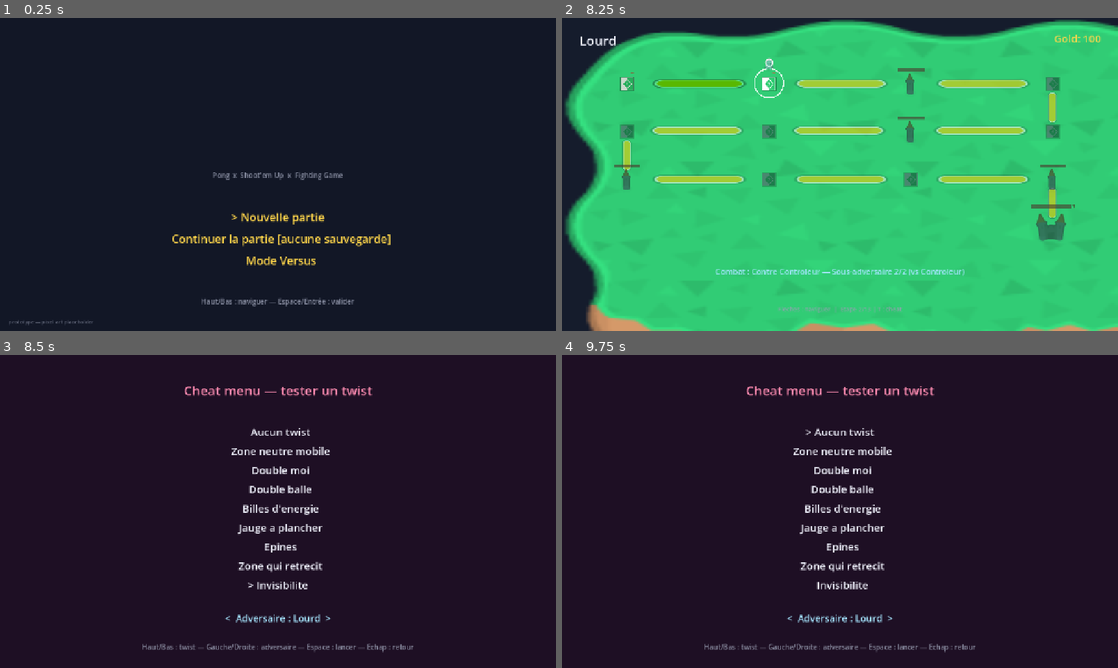
Above: before the commit, frames 1-4 (two rows, left to right).
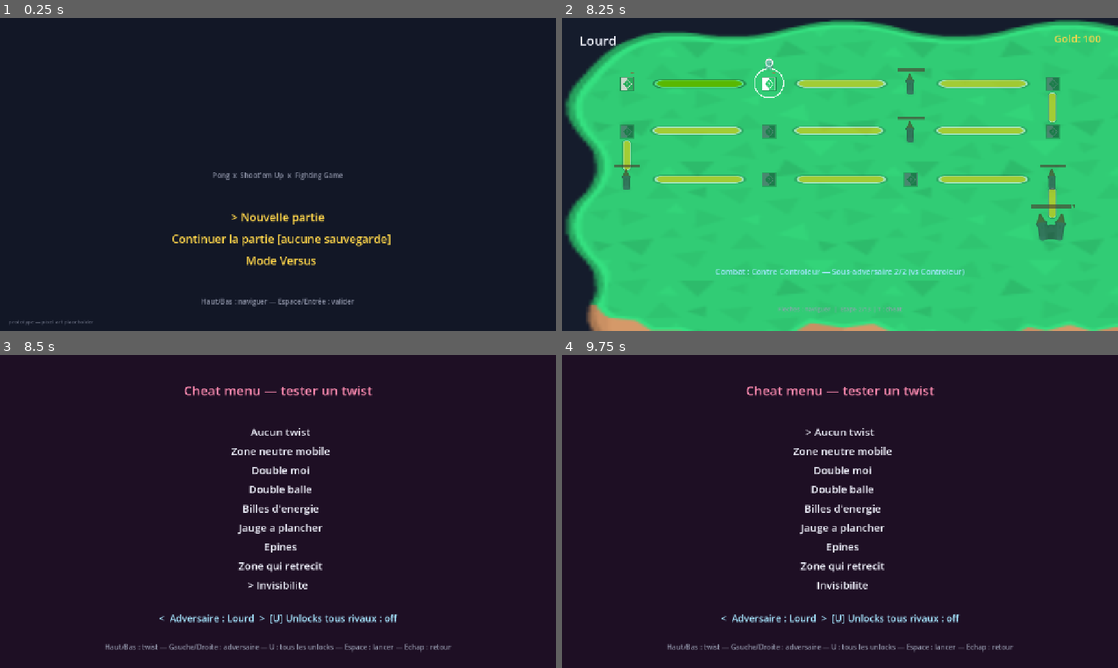
Above: after the commit, the same moments.

Repository: Shakkam/seek_destroy_reflect
Game: Godot game, scene res://scenes/TitleScreen.tscn
Same seed, same stepped clock (60 frames per second), same inputs: the game is played once before the commit and once after it.
Inputs (mouse positions are in pixels of both pictures, inside the frame that each line leads up to):
- Up to frame 1 (0.25 s): no input
- Up to frame 2 (8.25 s): tap Enter at 0.5, 4.25, 5.75 s; move the mouse to (962, 158) at 0.52 s; hold Right 0.53-1.25 s; hold U 0.53-1.25 s; click (962, 158) at 0.67 s; tap Space at 0.77, 3.5, 4.52, 5, 7.25 s; tap T at 0.8, 3.05, 4.55 s; click "Oui (Espace / Entree)" at 1.25 s; drag from (728, 190) to (812, 237) at 2.02 s; move the mouse to (895, 105) at 2.77 s; hold Right 2.78-3.5 s; hold U 2.78-3.5 s; drag from (812, 237) to (673, 127) at 3.52 s; move the mouse to (1006, 221) at 4.27 s; hold Left 4.28-5 s; hold K 4.28-5 s; drag from (673, 127) to (756, 96) at 5.02 s; move the mouse to (867, 174) at 5.77 s; hold Down 5.78-6.5 s; hold T 5.78-6.5 s; tap Tab at 5.85 s; click (867, 174) at 5.92 s; click "Non (Echap)" at 6.5 s; drag from (756, 96) to (728, 190) at 7.27 s; move the mouse to (962, 158) at 8.02 s; hold Up from 8.03 s (still down); hold Q from 8.03 s (still down)
- Up to frame 3 (8.5 s): keep holding Up; keep holding Q; tap Space at 8.27 s; tap T at 8.3 s
- Up to frame 4 (9.75 s): release Up at 8.75 s; release Q at 8.75 s; drag from (728, 527) to (812, 574) at 8.77 s; move the mouse to (895, 442) at 9.52 s; hold Down from 9.53 s (still down); hold Keypad Enter from 9.53 s (still down)

Frames 1-2 are identical in both runs. In frame 3, 1.2% of the frame differs, in the area x 19-82%, y 82-96%; in frame 4, 1.2%.

Commit message:
Boss bigger (2.5x) + cheat menu: fight with all rival unlocks active
Camil: 'faudrait qu'il soit plus gros' (was 1.8x) and 'il faudrait aussi
un cheat pour que je me batte avec le bosse comme si j'avais vaincu tous
mes rivaux (avec les armes qui vont bien)'.

New U toggle in the cheat menu: before launching, backfills
CampaignSave.unlocks_for() with every branch's rival.unlock_reward across
the player's own campaign (Mitrailleur: vortex/laser/stun_boomerang/
homing_missile/turret/bazooka/mini_shot, one per branch) so
_setup_passive_rewards() fires all of them for a realistic full-campaign
test fight. Deliberately only touches unlocks, never resolved_case_ids/
campaign_progress/organizer_defeated, so it can't be mistaken for real
progress.

Verified directly: 7 unlocks granted (one per Mitrailleur branch), and
MatchArena boots cleanly with all 7 passives wired to ship_1 at once.

Co-Authored-By: Claude Sonnet 5 <noreply@anthropic.com>

Diff:
--- a/godot_project/nodes/campaign_cheat_menu_node.gd
+++ b/godot_project/nodes/campaign_cheat_menu_node.gd
@@ -29,6 +29,17 @@
 var _move_prev := 0.0
 var _side_move_prev := 0.0
 var _confirm_prev := true # seeded true — same held-key carryover guard as every other menu (2026-08-08 bug pattern)
+# 2026-09-05 (Camil: "il faudrait aussi un cheat pour que je me batte avec
+# le boss comme si j'avais vaincu tous mes rivaux (avec les armes qui vont
+# bien)") — testing the epic boss properly means testing it with the
+# passive rewards a real playthrough would have earned by then
+# (_setup_passive_rewards() in match_arena_node.gd reads CampaignSave.
+# unlocks_for(), which normally only grows one grant_unlock() at a time as
+# rivals fall). This toggle backfills every unlock from the PLAYER's own
+# campaign's branches before launching, instead of "no permanent
+# unlocks" (a debug fight has never granted any).
+var _with_all_unlocks := false
+var _unlocks_toggle_prev := false
 
 func _ready() -> void:
 	title_label.text = "Cheat menu — tester un twist"
@@ -78,6 +89,12 @@
 		_refresh()
 	_side_move_prev = side_move
 
+	var unlocks_toggle := Input.is_physical_key_pressed(KEY_U)
+	if unlocks_toggle and not _unlocks_toggle_prev:
+		_with_all_unlocks = not _with_all_unlocks
+		_refresh()
+	_unlocks_toggle_prev = unlocks_toggle
+
 	var confirm := Input.is_physical_key_pressed(KEY_SPACE) or Input.is_physical_key_pressed(KEY_ENTER) \
 		or Input.get_joy_axis(0, JOY_AXIS_TRIGGER_RIGHT) > 0.4
 	if confirm and not _confirm_prev:
@@ -96,14 +113,28 @@
 		lines.append("%s%s" % [marker, twist_name])
 	twist_list_label.text = "\n".join(lines)
 	var opponent: CharacterData = CHARACTERS[_opponent_index]
-	opponent_label.text = "<  Adversaire : %s  >" % opponent.display_name
-	hint_label.text = "Haut/Bas : twist — Gauche/Droite : adversaire — Espace : lancer — Echap : retour"
+	opponent_label.text = "<  Adversaire : %s  >  [U] Unlocks tous rivaux : %s" % [
+		opponent.display_name, "ON" if _with_all_unlocks else "off"
+	]
+	hint_label.text = "Haut/Bas : twist — Gauche/Droite : adversaire — U : tous les unlocks — Espace : lancer — Echap : retour"
 
 func _launch() -> void:
 	var campaign_data: CampaignData = CampaignContext.campaign if CampaignContext.campaign else CampaignCharacterSelectNode.CAMPAIGNS["vif"]
+	if _with_all_unlocks:
+		_grant_all_branch_unlocks(campaign_data)
 	var encounter := RivalEncounterData.new()
 	encounter.opponent = CHARACTERS[_opponent_index]
 	encounter.is_mook = false
 	encounter.twist = _twists[_twist_index]
 	CampaignContext.start_debug_fight(campaign_data, encounter)
 	get_tree().change_scene_to_file("res://scenes/MatchArena.tscn")
+
+## Grants every rival's unlock_reward across the whole campaign — "as if"
+## every branch had already been beaten for real — WITHOUT touching
+## resolved_case_ids/campaign_progress/organizer_defeated, so this can't be
+## mistaken for real progress and never marks the campaign complete.
+func _grant_all_branch_unlocks(campaign_data: CampaignData) -> void:
+	var character_id: String = campaign_data.character.id
+	for branch in campaign_data.mini_branches:
+		if branch and branch.rival and branch.rival.unlock_reward:
+			CampaignSave.grant_unlock(character_id, branch.rival.unlock_reward.id)
--- a/godot_project/simulation/twist_data.gd
+++ b/godot_project/simulation/twist_data.gd
@@ -63,7 +63,7 @@
 # escalating 3-phase behavior belongs right alongside the orb fields above,
 # not a parallel system. See MatchArenaNode._setup_boss_ship()/
 # _process_boss_phases().
-@export var boss_size_multiplier: float = 1.8 # half_extents scale — Camil: "il faut qu'il soit gros, imposant"
+@export var boss_size_multiplier: float = 2.5 # half_extents scale — Camil: "il faut qu'il soit gros, imposant" then "faudrait qu'il soit plus gros" (was 1.8). Arena is 1200x600 (match_arena_node.gd's own arena_size) — even at this scale the boss's full height (~168px) is under 30% of it, still room to move.
 @export var boss_hp_multiplier: float = 2.2 # on top of ShipState.START_HP
 @export var boss_permanent_buff_percent: float = 15.0 # phase 1 baseline edge over a normal character (fire_rate + damage)
 @export var boss_phase2_hp_fraction: float = 0.65 # crossing this (falling) triggers phase 2
